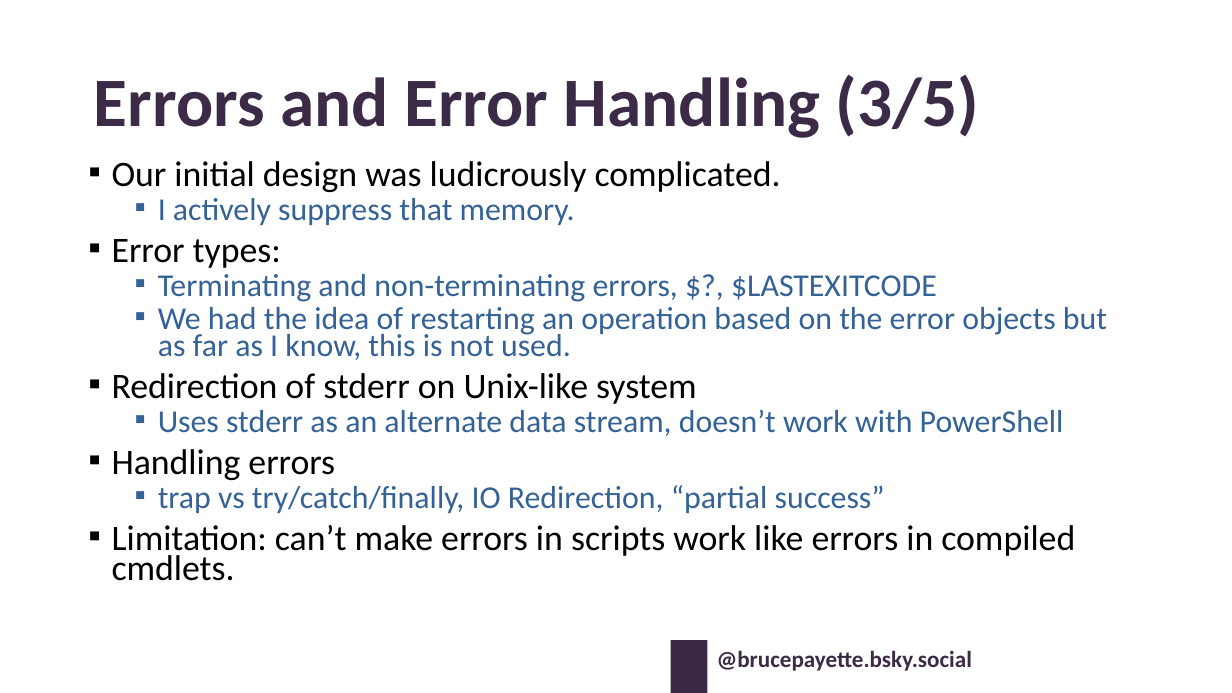
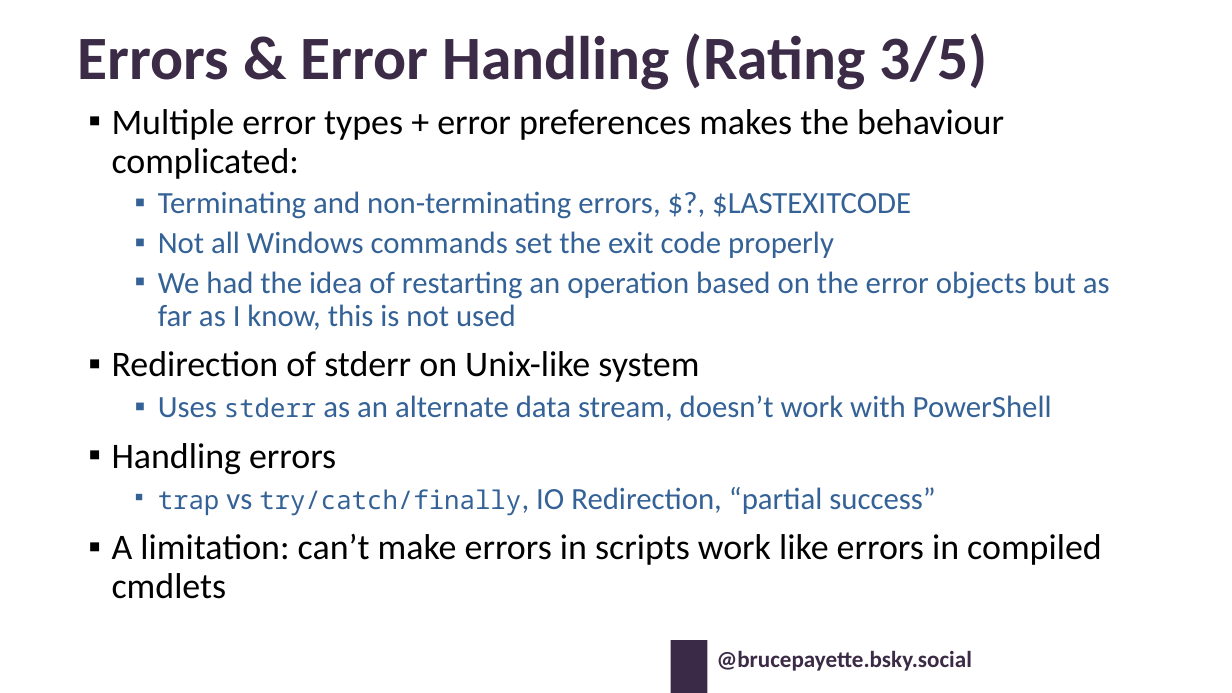
Before and after one commit to BrucePay/BraidLang, a slide deck: slide 19 of PSCONF26_Payette_Designing_PowerShell.pptx. Drawn at 1232x693 pixels with LibreOffice and Linux fonts; fonts in the diff are those of the drawing; background and template pictures are left out. Boxes give left, top, right and bottom in pixels: in the first picture for what was removed or moved away, otherwise in the second. Text is boxed around its words. In the diff, an @@ line names an element or a change of style, - is before the commit and + after.

```diff
--- a/PSCONF26_Payette_Designing_PowerShell.pptx
+++ b/PSCONF26_Payette_Designing_PowerShell.pptx
@@ title at <box>78,33,988,90</box>: text changed; size 54 to 48 pt @@
-Errors and Error Handling (3/5)
+Errors & Error Handling (Rating 3/5)
@@ text "Multiple error types + error ...": place and size @@
-text "Multiple error types + error ..." at <box>112,161,1107,581</box>
+text "Multiple error types + error ..." at <box>112,109,1110,599</box>
@@ text at <box>112,109,1004,179</box>: text changed; size 27.9 to 28 pt @@
-▪ Our initial design was ludicrously complicated.
-  ▪ I actively suppress that memory.
-▪ Error types:
+▪ Multiple error types + error preferences makes the behaviour complicated:
@@ text at <box>112,191,1052,516</box>: size 24.8 to 24 pt in "Terminating and non-terminating errors, $?, $LASTEXITCODE", "Uses as an alternate data stream, doesn’t ...", "vs try/catch/finally, IO Redirection, “partial success”"; size 27.9 to 28 pt in "Redirection of stderr on Unix-like system", "Handling errors"; size 24.8 to 20 pt, font Calibri to Noto Sans Mono in "stderr", "trap try/catch/finally,"; line spacing 0.7 to 0.9 @@
@@ text at <box>158,231,1110,330</box>: text changed; size 24.8 to 24 pt @@
-  ▪ We had the idea of restarting an operation based on the error objects but as far as I know, this is not used.
+  ▪ Not all Windows commands set the exit code properly
+  ▪ We had the idea of restarting an operation based on the error objects but as far as I know, this is not used
@@ text at <box>112,533,1101,599</box>: text changed; size 27.9 to 28 pt @@
-▪ Limitation: can’t make errors in scripts work like errors in compiled cmdlets.
+▪ A limitation: can’t make errors in scripts work like errors in compiled cmdlets
```
Also in this commit, not shown: 18 other slides changed, 2 other files.
